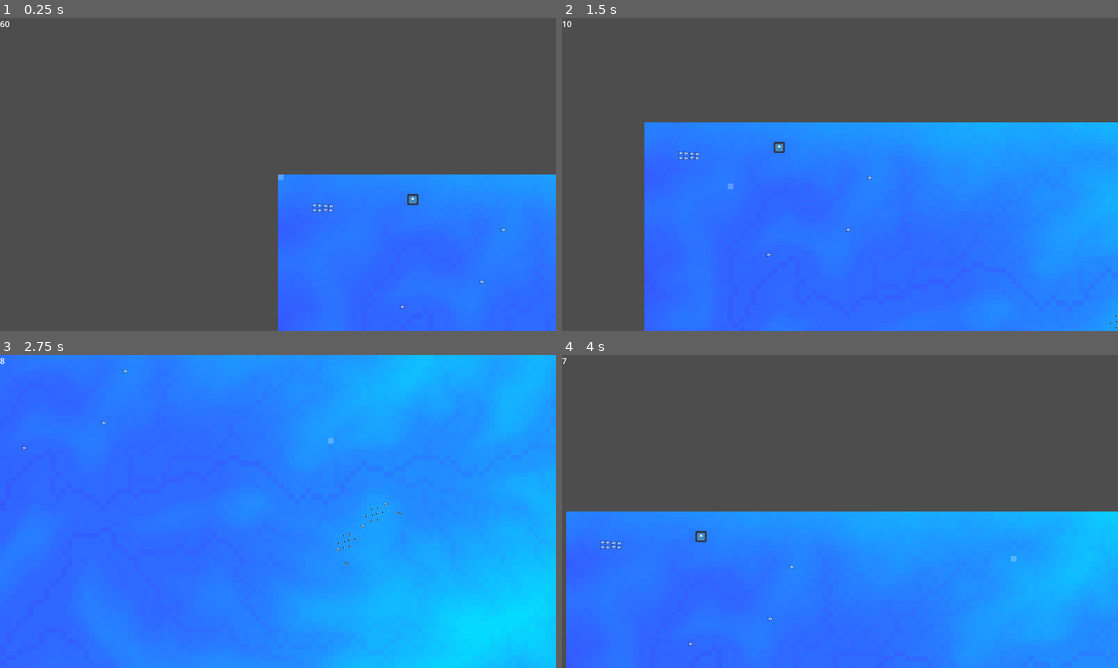
Above: before the commit, frames 1-4 (two rows, left to right).
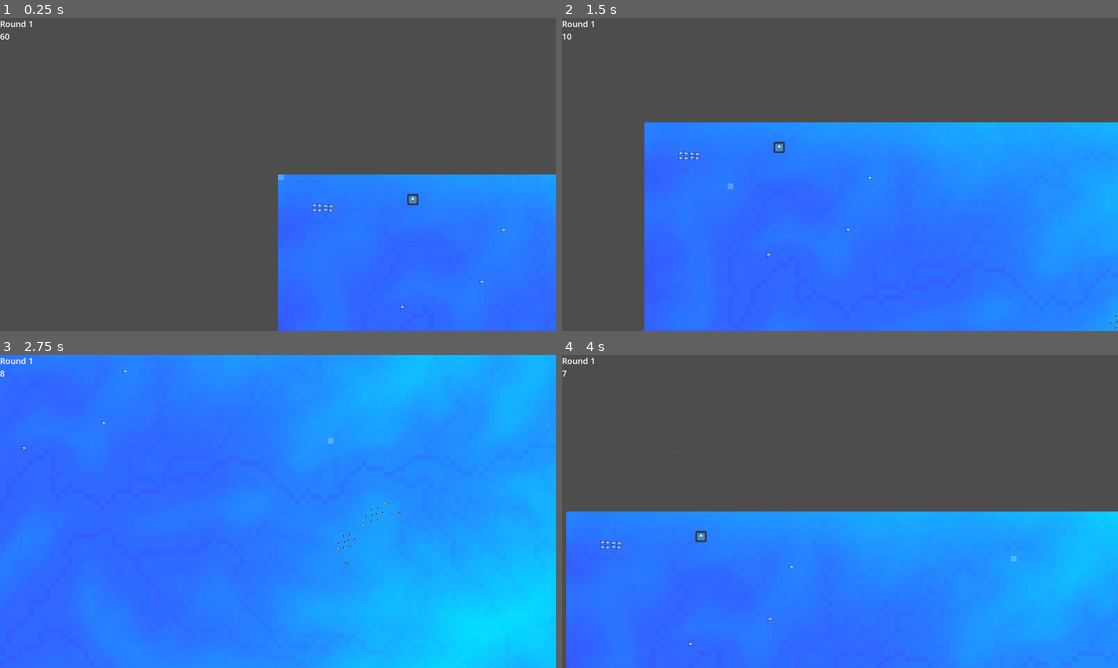
Above: after the commit, the same moments.

Repository: ethan555/terrain-game
Game: Godot game, scene res://Levels/level.tscn
Same seed, same stepped clock (60 frames per second), same inputs: the game is played once before the commit and once after it. The engine's default icon, where the game draws it, is replaced by a stand-in: a white triangle on a blue panel in a dark square.
Inputs (mouse positions are in pixels of both pictures, inside the frame that each line leads up to):
- Up to frame 1 (0.25 s): no input
- Up to frame 2 (1.5 s): tap Enter at 0.5 s; move the mouse to (973, 199) at 0.52 s; hold D (right) 0.53-1.28 s; hold Backspace (end_turn) 0.53-1.28 s; click (973, 199) at 0.67 s; move the mouse to (728, 190) at 1.27 s; hold S (down) from 1.28 s (still down); tap R (spawn_unit_0) at 1.35 s; click (728, 190) at 1.42 s
- Up to frame 3 (2.75 s): move the mouse to (333, 442) at 2.02 s; release S (down) at 2.03 s; hold D (right) from 2.03 s (still down); hold T (spawn_unit_1) from 2.03 s (still down); click (333, 442) at 2.17 s
- Up to frame 4 (4 s): move the mouse to (812, 574) at 2.77 s; release D (right) at 2.78 s; release T (spawn_unit_1) at 2.78 s; hold W (up) 2.78-3.53 s; tap F (spawn_unit_2) at 2.85 s; click (812, 574) at 2.92 s; move the mouse to (1006, 558) at 3.52 s; hold A (left) from 3.53 s (still down); hold G (spawn_unit_3) from 3.53 s (still down); click (1006, 558) at 3.67 s

The runs differ from the first frame. In frame 1, less than 0.1% of the frame differs, in the area x 0-6%, y 0-7%; in frame 2, less than 0.1%; in frame 3, less than 0.1%; in frame 4, less than 0.1%.

Commit message:
Spawn area valid placement, building radius

Diff:
--- a/Buildings/Mech/factory.tscn
+++ b/Buildings/Mech/factory.tscn
@@ -14,6 +14,7 @@
 
 [node name="Factory" instance=ExtResource("1_2ywug")]
 spawn_areas = Array[PackedScene]([ExtResource("2_bw6nq"), ExtResource("3_ek5cb"), ExtResource("4_6x1nf"), ExtResource("5_sd2k4")])
+spawn_radius = 256.0
 
 [node name="Stats" parent="." index="1"]
 MAX_HEALTH = 100.0
--- a/Buildings/SpawnArea.gd
+++ b/Buildings/SpawnArea.gd
@@ -22,6 +22,8 @@
 var placed_position : Vector2
 var select_color : Color
 var unit_color : Color
+
+var valid_position := false
 
 var building : Building = null
 
@@ -67,10 +69,11 @@
         controller.set_selected(self, true, false)
         placed = false
     else:
-        placed_position = global_position
-        placed = true
-        instanced = true
-        controller.reset_selected()
+        if valid_position:
+            placed_position = global_position
+            placed = true
+            instanced = true
+            controller.reset_selected()
 
 func deselect():
     select_box.set_selected(false)
@@ -103,7 +106,9 @@
     inst.global_position = global_position + spawn_position
     spawn_node.add_child(inst)
 
-func _on_next_round_signal():
+func _on_next_round_signal(_round_counter: int, spawning_round: bool):
+    if not spawning_round:
+        return
     # Spawn units
     # var unit_center_vector = -unit_texture.get_size() / 2.0
     var unit_spacing = unit_scale * 16  # terrain.map.scale
@@ -128,6 +133,9 @@
     var grid_pos := terrain.map.snap_world_position(mouse_pos, offset_x, offset_y)
     global_position = grid_pos
 
+    var building_distance := (building.global_position - global_position).length()
+    valid_position = building_distance <= building.spawn_radius
+
 func _draw():
     var area_shape : RectangleShape2D = area_collision_shape.shape
     var area_rect := area_shape.get_rect()
--- a/Buildings/building.gd
+++ b/Buildings/building.gd
@@ -14,6 +14,8 @@
 @export var spawn_areas : Array[PackedScene]
 @export var spawn_radius : float
 
+var radius_color : Color
+
 # @export var spawnable_units : Array[PackedScene]
 
 # var spawning_units : Array
@@ -25,6 +27,9 @@
     stats.connect("death", _on_death)
 
     select_box.connect("select_click", _on_select_click)
+
+    radius_color = faction.color
+    radius_color.a = 0.2
 
     # controller.next_round_signal.connect(_on_next_round_signal)
 
@@ -99,3 +104,11 @@
 
 func _on_death() -> void:
     queue_free()
+
+func _draw():
+    var center = Vector2.ZERO
+    var radius = spawn_radius
+    var angle_from = 0
+    var angle_to = 360
+    var color = radius_color
+    draw_arc(center, radius, angle_from, angle_to, 64, color)
--- a/Control/Controller.gd
+++ b/Control/Controller.gd
@@ -25,7 +25,9 @@
 
 var selected_stack : Array[Node2D] = []
 var selected : Node2D
+var round_counter := 0
 signal next_round_signal
+signal terrain_click
 
 func _ready():
     timer.connect("timeout", round_timeout)
@@ -39,7 +41,10 @@
         State.Building:
             # Switch to Play
             current_state = State.Play
-            next_round_signal.emit()
+            var spawning_round : bool = round_counter % 3 == 0
+            next_round_signal.emit(round_counter, spawning_round)
+            ui.get_node("RoundLabel").text = "Round " + str(round_counter + 1)
+            round_counter += 1
     timer.start(round_timeouts[current_state])
 
 
@@ -99,15 +104,25 @@
         else:
             reset_selected()
 
+func on_right_click(_event):
+    if is_instance_valid(selected):
+        reset_selected()
+    else:
+        terrain_click.emit()
+
 func _input(event):
     if event.is_action_pressed("end_turn"):
         if current_state == State.Building:
             timer.start(0.1)
-    if event is InputEventMouseButton \
-        and event.button_index == MOUSE_BUTTON_LEFT \
-        and event.is_pressed():
+    if event is InputEventMouseButton:
+        if event.button_index == MOUSE_BUTTON_LEFT \
+            and event.is_pressed():
 
-        on_click(event)
+            on_click(event)
+        if event.button_index == MOUSE_BUTTON_RIGHT \
+            and event.is_pressed():
+
+            on_right_click(event)
 
     if is_instance_valid(selected):
         selected._on_selected_input(event)
--- a/Control/ui.tscn
+++ b/Control/ui.tscn
@@ -6,10 +6,21 @@
 font = ExtResource("1_d4nmv")
 font_size = 24
 
+[sub_resource type="LabelSettings" id="LabelSettings_xyy50"]
+font = ExtResource("1_d4nmv")
+font_size = 24
+
 [node name="UI" type="CanvasLayer"]
 
 [node name="ControlTimer" type="Label" parent="."]
+offset_top = 36.0
 offset_right = 27.0
-offset_bottom = 39.0
+offset_bottom = 75.0
 text = "0"
 label_settings = SubResource("LabelSettings_h5ti1")
+
+[node name="RoundLabel" type="Label" parent="."]
+offset_right = 40.0
+offset_bottom = 23.0
+text = "Round 1"
+label_settings = SubResource("LabelSettings_xyy50")
--- a/Terrain/terrain.gd
+++ b/Terrain/terrain.gd
@@ -273,12 +273,14 @@
     init_map()
     init_shader()
 
-func _input_event(_viewport, event, _shape_idx):
-    if event is InputEventMouseButton \
-        and event.button_index == MOUSE_BUTTON_RIGHT \
-        and event.is_pressed():
-
-        on_click()
+    controller.terrain_click.connect(on_click)
+
+# func _input_event(_viewport, event, _shape_idx):
+#     if event is InputEventMouseButton \
+#         and event.button_index == MOUSE_BUTTON_RIGHT \
+#         and event.is_pressed():
+
+#         on_click()
         # get_tree().get_root().set_input_as_handled()
 
 func _process(_delta):
--- a/Units/unit.gd
+++ b/Units/unit.gd
@@ -123,7 +123,7 @@
 
 
 func _process(_delta):
-    sprite.scale = Vector2(1.0, 1.0) * max(1.0, 1.0 / camera.zoom.x)
+    sprite.scale = Vector2.ONE * max(1.0, 1.0 / camera.zoom.x)
 
     # Only move and target during play state
     var play_paused = controller.current_state != controller.State.Play
Not shown: 1 places in Control/ui.tscn that only renumber resources
